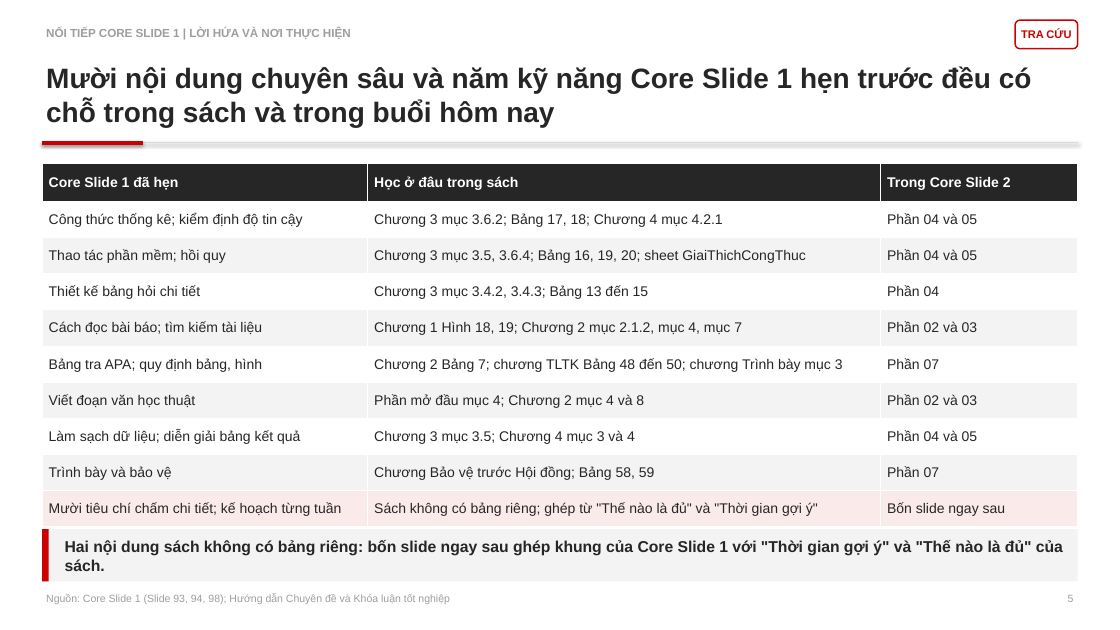
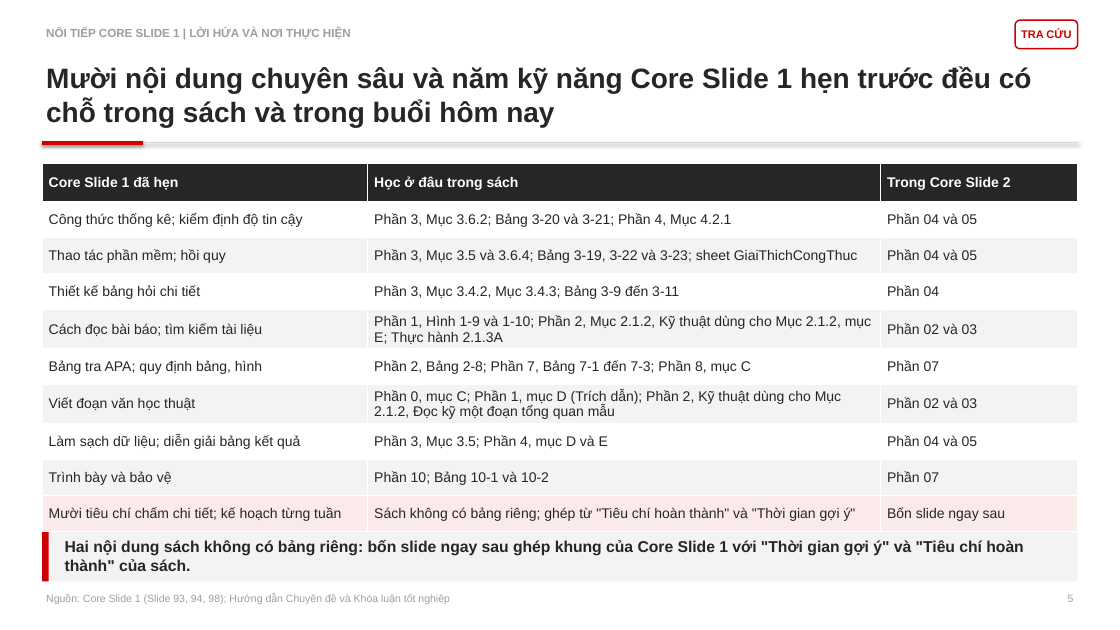
Before and after one commit to johnneinadlerr0353-bot/sachhuongdan, a slide deck: slide 5 of Core_Slide_2_HD2_Bain.pptx. Drawn at 1120x630 pixels with LibreOffice and Linux fonts; fonts in the diff are those of the drawing. Boxes give left, top, right and bottom in pixels: in the first picture for what was removed or moved away, otherwise in the second. Text is boxed around its words. In the diff, an @@ line names an element or a change of style, - is before the commit and + after.

```diff
--- a/Core_Slide_2_HD2_Bain.pptx
+++ b/Core_Slide_2_HD2_Bain.pptx
@@ table at [42, 164, 1079, 527] @@
-row 2, column 2: Chương 3 mục 3.6.2; Bảng 17, 18; Chương 4 mục 4.2.1
+row 2, column 2: Phần 3, Mục 3.6.2; Bảng 3-20 và 3-21; Phần 4, Mục 4.2.1
-row 3, column 2: Chương 3 mục 3.5, 3.6.4; Bảng 16, 19, 20; sheet GiaiThichCongThuc
+row 3, column 2: Phần 3, Mục 3.5 và 3.6.4; Bảng 3-19, 3-22 và 3-23; sheet GiaiThichCongThuc
-row 4, column 2: Chương 3 mục 3.4.2, 3.4.3; Bảng 13 đến 15
+row 4, column 2: Phần 3, Mục 3.4.2, Mục 3.4.3; Bảng 3-9 đến 3-11
-row 5, column 2: Chương 1 Hình 18, 19; Chương 2 mục 2.1.2, mục 4, mục 7
+row 5, column 2: Phần 1, Hình 1-9 và 1-10; Phần 2, Mục 2.1.2, Kỹ thuật dùng cho Mục 2.1.2, mục E; Thực hành 2.1.3A
-row 6, column 2: Chương 2 Bảng 7; chương TLTK Bảng 48 đến 50; chương Trình bày mục 3
+row 6, column 2: Phần 2, Bảng 2-8; Phần 7, Bảng 7-1 đến 7-3; Phần 8, mục C
-row 7, column 2: Phần mở đầu mục 4; Chương 2 mục 4 và 8
+row 7, column 2: Phần 0, mục C; Phần 1, mục D (Trích dẫn); Phần 2, Kỹ thuật dùng cho Mục 2.1.2, Đọc kỹ một đoạn tổng quan mẫu
-row 8, column 2: Chương 3 mục 3.5; Chương 4 mục 3 và 4
+row 8, column 2: Phần 3, Mục 3.5; Phần 4, mục D và E
-row 9, column 2: Chương Bảo vệ trước Hội đồng; Bảng 58, 59
+row 9, column 2: Phần 10; Bảng 10-1 và 10-2
@@ row 10, column 2: "Sách không có bảng riêng; ghép từ "Thế nào là đủ" và "Thời gian gợi ý"" to "Sách không có bảng riêng; ghép từ "Tiêu chí hoàn thành" và "Thời gian gợi ý"" @@
@@ text at [65, 540, 1023, 571]: text changed @@
-Hai nội dung sách không có bảng riêng: bốn slide ngay sau ghép khung của Core Slide 1 với "Thời gian gợi ý" và "Thế nào là đủ" của sách.
+Hai nội dung sách không có bảng riêng: bốn slide ngay sau ghép khung của Core Slide 1 với "Thời gian gợi ý" và "Tiêu chí hoàn thành" của sách.
```
Also in this commit, not shown: 117 other slides changed, 4 other files.
